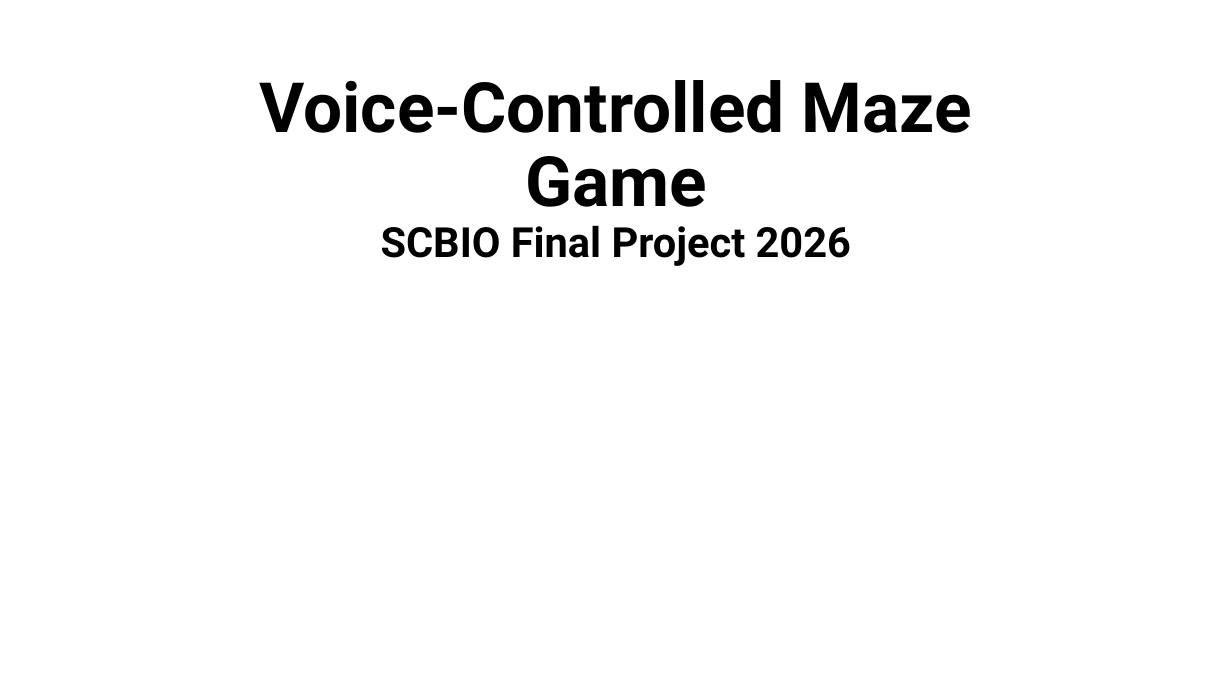
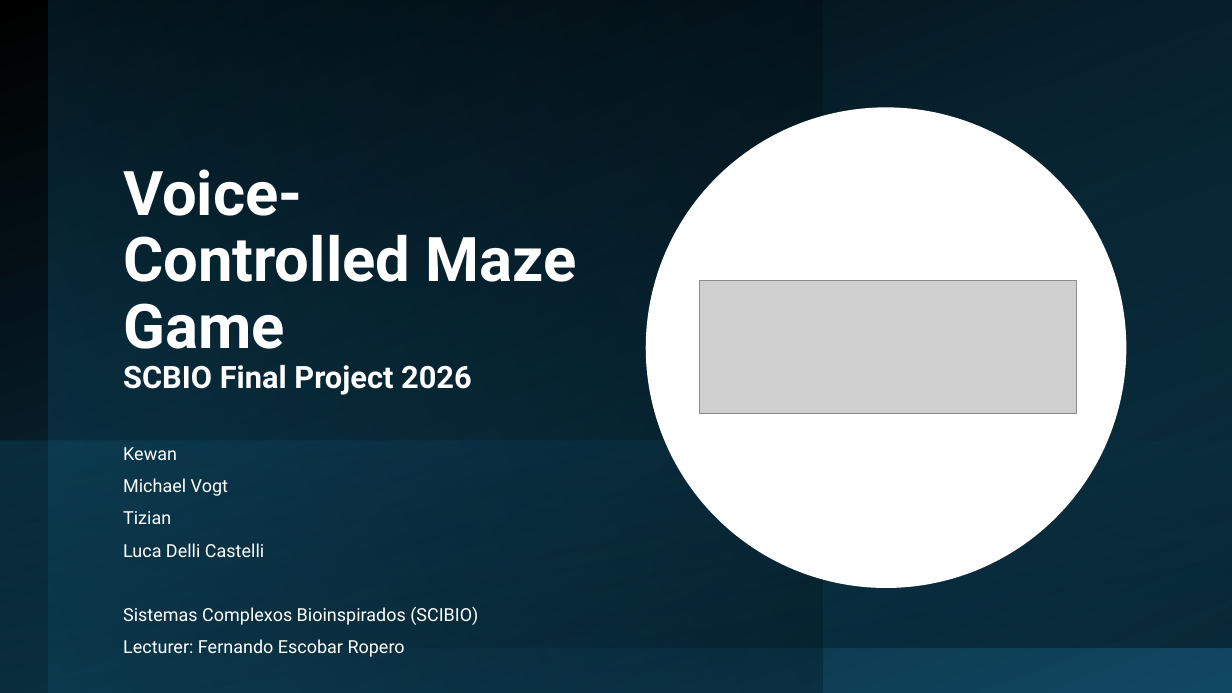
Before and after one commit to K1-mbf/Scibio_final_project, a slide deck: slide 1 of presentation.pptx. Drawn at 1232x693 pixels with LibreOffice and Linux fonts; fonts in the diff are those of the drawing; grey boxes stand for pictures. Boxes give left, top, right and bottom in pixels: in the first picture for what was removed or moved away, otherwise in the second. Text is boxed around its words. In the diff, an @@ line names an element or a change of style, - is before the commit and + after.

Commit message:
Updated presentation

```diff
--- a/presentation.pptx
+++ b/presentation.pptx
@@ rectangle added at box(0, 0, 1232, 693), fill gradient #000000 to #104862 @@
@@ rectangle added at box(49, 0, 823, 693), fill gradient #104862 to #000000 @@
@@ rectangle added at box(49, 0, 1232, 648), fill gradient #156082 to #000000 @@
@@ title "Voice-Controlled Maze Game SCBIO Final ...": place and size @@
-title "Voice-Controlled Maze Game SCBIO Final ..." at box(260, 80, 972, 266)
+title "Voice-Controlled Maze Game SCBIO Final ..." at box(123, 169, 577, 395)
@@ title "Voice-Controlled Maze Game SCBIO Final ..." at box(123, 169, 577, 395): size 54 to 48 pt in "Voice-Controlled Maze Game"; size 32.4 to 24 pt in "SCBIO Final Project 2026"; text colour #000000 to #FFFFFF; alignment centre to left @@
@@ ellipse added at box(646, 107, 1127, 588), fill #FFFFFF @@
@@ picture added at box(700, 281, 1078, 414) @@
@@ rectangle added at box(0, 439, 1232, 693), fill gradient #156082 to #0B3041 @@
@@ subtitle added at box(123, 447, 478, 657), 14 pt, text #FFFFFF @@
+Kewan
+Michael Vogt
+Tizian
+Luca Delli Castelli
+Sistemas Complexos Bioinspirados (SCIBIO)
+Lecturer: Fernando Escobar Ropero
```
Also in this commit, not shown: 1 other slide changed, 1 slide added.
